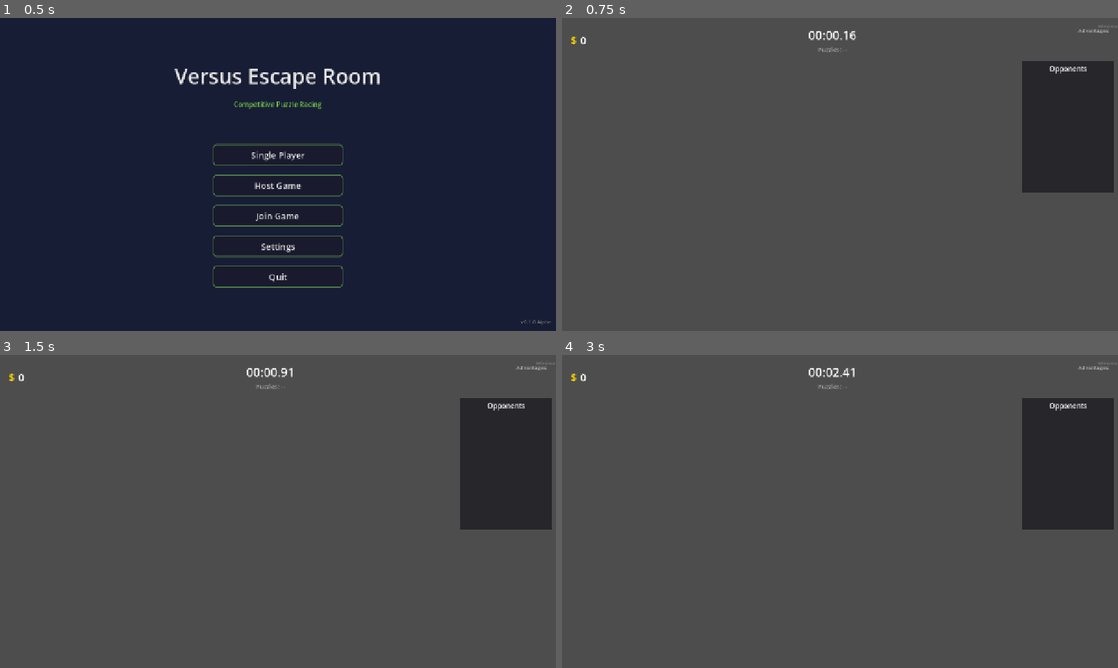
Above: before the commit, frames 1-4 (two rows, left to right).
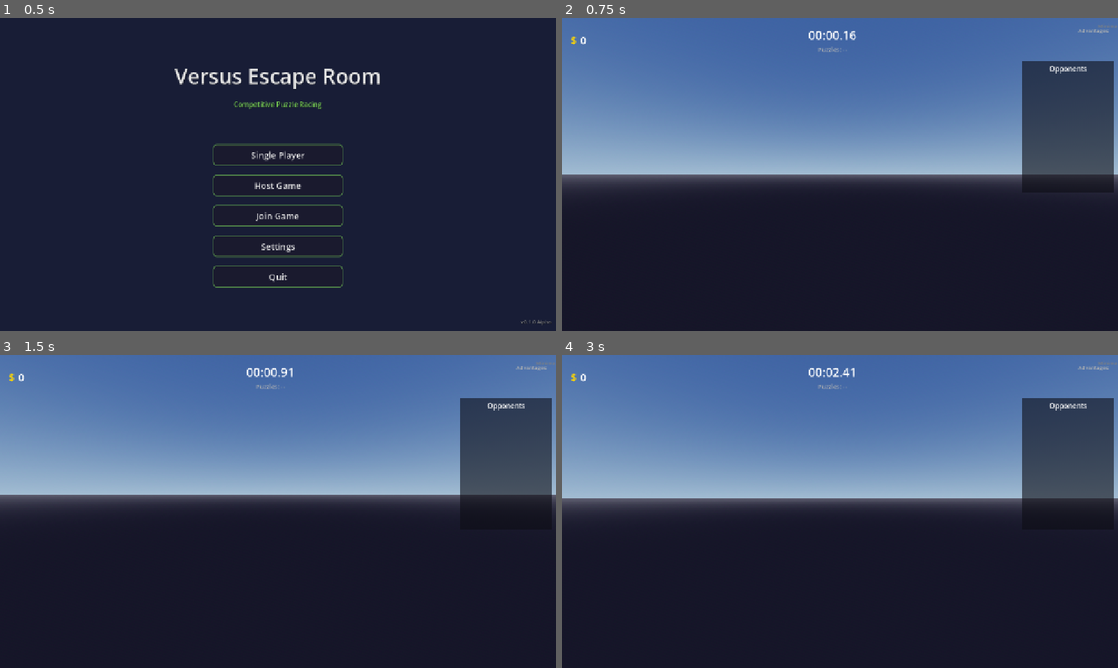
Above: after the commit, the same moments.

Repository: giykim/multiplayer-versus-escape-room
Game: Godot game, scene res://src/ui/MainMenu.tscn
Two runs of this game, one before a commit and one after it. Both use one fixed random seed, a clock stepped at 60 frames per second and the inputs below.
Inputs (mouse positions are in pixels of both pictures, inside the frame that each line leads up to):
- Up to frame 1 (0.5 s): no input
- Up to frame 2 (0.75 s): click "Single Player" at 0.5 s
- Up to frame 3 (1.5 s): move the mouse to (305, 511) at 1.27 s; press the mouse at (305, 511) at 1.28 s; hold W (move_up) from 1.28 s (still down)
- Up to frame 4 (3 s): keep holding W (move_up); tap Space (jump) at 1.52, 2.27 s; move the mouse to (812, 511) at 2.02 s; release the mouse at (812, 511) at 2.03 s; tap E (interact) at 2.1 s; tap Enter at 2.75 s; move the mouse to (851, 505) at 2.77 s; hold Shift (sprint) from 2.78 s (still down)

Frame 1 is identical in both runs. In frame 2, 97% of the frame differs, in the area x 0-100%, y 0-100%; in frame 3, 97%; in frame 4, 97%.

Commit message:
Fix gray screen - add missing spawn position and environment
Root cause: Player was spawning at (0,0,0) inside the floor because
Dungeon3D was missing get_player_spawn_position() method.

Fixes:
- Dungeon3D.gd: Added get_player_spawn_position() that delegates to current room
- Game3D.tscn: Added Environment with sky, ambient light, SSAO, glow
- ArenaRoom3D.tscn: Created missing arena room scene (was referenced but didn't exist)

The player now spawns at the correct position in the room (at PlayerSpawn marker).

Co-Authored-By: Claude Opus 4.5 <noreply@anthropic.com>

Diff:
--- a/src/Game3D.tscn
+++ b/src/Game3D.tscn
@@ -1,12 +1,33 @@
-[gd_scene load_steps=3 format=3 uid="uid://game3d_main"]
+[gd_scene load_steps=5 format=3 uid="uid://game3d_main"]
 
 [ext_resource type="Script" path="res://src/Game3D.gd" id="1_game3d"]
 [ext_resource type="Script" path="res://src/dungeon3d/Dungeon3D.gd" id="2_dungeon3d"]
+
+[sub_resource type="ProceduralSkyMaterial" id="ProceduralSkyMaterial_1"]
+sky_top_color = Color(0.2, 0.3, 0.5, 1)
+sky_horizon_color = Color(0.5, 0.6, 0.7, 1)
+ground_bottom_color = Color(0.1, 0.1, 0.15, 1)
+ground_horizon_color = Color(0.3, 0.3, 0.35, 1)
+
+[sub_resource type="Sky" id="Sky_1"]
+sky_material = SubResource("ProceduralSkyMaterial_1")
+
+[sub_resource type="Environment" id="Environment_1"]
+background_mode = 2
+sky = SubResource("Sky_1")
+ambient_light_source = 2
+ambient_light_color = Color(0.4, 0.45, 0.5, 1)
+ambient_light_energy = 0.5
+tonemap_mode = 2
+ssao_enabled = true
+glow_enabled = true
+glow_intensity = 0.5
 
 [node name="Game3D" type="Node3D"]
 script = ExtResource("1_game3d")
 
 [node name="WorldEnvironment" type="WorldEnvironment" parent="."]
+environment = SubResource("Environment_1")
 
 [node name="DirectionalLight3D" type="DirectionalLight3D" parent="."]
 transform = Transform3D(0.866, -0.433, 0.25, 0, 0.5, 0.866, -0.5, -0.75, 0.433, 0, 10, 0)
--- /dev/null
+++ b/src/dungeon3d/ArenaRoom3D.tscn
@@ -0,0 +1,108 @@
+[gd_scene load_steps=6 format=3 uid="uid://c3d_arena_room"]
+
+[ext_resource type="Script" path="res://src/dungeon3d/Room3D.gd" id="1_room3d"]
+
+[sub_resource type="StandardMaterial3D" id="StandardMaterial3D_wall"]
+albedo_color = Color(0.3, 0.15, 0.15, 1)
+
+[sub_resource type="StandardMaterial3D" id="StandardMaterial3D_floor"]
+albedo_color = Color(0.2, 0.1, 0.1, 1)
+
+[sub_resource type="StandardMaterial3D" id="StandardMaterial3D_door_red"]
+albedo_color = Color(0.8, 0, 0, 1)
+emission_enabled = true
+emission = Color(0.8, 0, 0, 1)
+emission_energy_multiplier = 0.5
+
+[sub_resource type="BoxShape3D" id="BoxShape3D_door"]
+size = Vector3(0.5, 2.5, 1.5)
+
+[node name="ArenaRoom3D" type="Node3D"]
+script = ExtResource("1_room3d")
+room_type = 4
+
+# === FLOOR - Larger arena ===
+[node name="Floor" type="CSGBox3D" parent="."]
+transform = Transform3D(1, 0, 0, 0, 1, 0, 0, 0, 1, 0, -0.15, 0)
+use_collision = true
+collision_layer = 2
+size = Vector3(20, 0.3, 20)
+material = SubResource("StandardMaterial3D_floor")
+
+# === CEILING ===
+[node name="Ceiling" type="CSGBox3D" parent="."]
+transform = Transform3D(1, 0, 0, 0, 1, 0, 0, 0, 1, 0, 6.15, 0)
+use_collision = true
+collision_layer = 2
+size = Vector3(20, 0.3, 20)
+material = SubResource("StandardMaterial3D_wall")
+
+# === WALLS ===
+[node name="BackWall" type="CSGBox3D" parent="."]
+transform = Transform3D(1, 0, 0, 0, 1, 0, 0, 0, 1, 0, 3, -10.15)
+use_collision = true
+collision_layer = 2
+size = Vector3(20, 6, 0.3)
+material = SubResource("StandardMaterial3D_wall")
+
+[node name="FrontWall" type="CSGBox3D" parent="."]
+transform = Transform3D(1, 0, 0, 0, 1, 0, 0, 0, 1, 0, 3, 10.15)
+use_collision = true
+collision_layer = 2
+size = Vector3(20, 6, 0.3)
+material = SubResource("StandardMaterial3D_wall")
+
+[node name="LeftWall" type="CSGBox3D" parent="."]
+transform = Transform3D(1, 0, 0, 0, 1, 0, 0, 0, 1, -10.15, 3, 0)
+use_collision = true
+collision_layer = 2
+size = Vector3(0.3, 6, 20)
+material = SubResource("StandardMaterial3D_wall")
+
+[node name="RightWall" type="CSGBox3D" parent="."]
+transform = Transform3D(1, 0, 0, 0, 1, 0, 0, 0, 1, 10.15, 3, 0)
+use_collision = true
+collision_layer = 2
+size = Vector3(0.3, 6, 20)
+material = SubResource("StandardMaterial3D_wall")
+
+# === ARENA LIGHTING ===
+[node name="ArenaLight1" type="OmniLight3D" parent="."]
+transform = Transform3D(1, 0, 0, 0, 1, 0, 0, 0, 1, -5, 5, -5)
+light_color = Color(1, 0.8, 0.8, 1)
+light_energy = 2.0
+omni_range = 15
+
+[node name="ArenaLight2" type="OmniLight3D" parent="."]
+transform = Transform3D(1, 0, 0, 0, 1, 0, 0, 0, 1, 5, 5, 5)
+light_color = Color(1, 0.8, 0.8, 1)
+light_energy = 2.0
+omni_range = 15
+
+[node name="ArenaLight3" type="OmniLight3D" parent="."]
+transform = Transform3D(1, 0, 0, 0, 1, 0, 0, 0, 1, 5, 5, -5)
+light_color = Color(1, 0.8, 0.8, 1)
+light_energy = 2.0
+omni_range = 15
+
+[node name="ArenaLight4" type="OmniLight3D" parent="."]
+transform = Transform3D(1, 0, 0, 0, 1, 0, 0, 0, 1, -5, 5, 5)
+light_color = Color(1, 0.8, 0.8, 1)
+light_energy = 2.0
+omni_range = 15
+
+# === SPAWN POINTS (4 corners for 4 players) ===
+[node name="PlayerSpawn" type="Marker3D" parent="."]
+transform = Transform3D(1, 0, 0, 0, 1, 0, 0, 0, 1, -7, 0.5, -7)
+
+[node name="PlayerSpawn2" type="Marker3D" parent="."]
+transform = Transform3D(1, 0, 0, 0, 1, 0, 0, 0, 1, 7, 0.5, -7)
+
+[node name="PlayerSpawn3" type="Marker3D" parent="."]
+transform = Transform3D(1, 0, 0, 0, 1, 0, 0, 0, 1, -7, 0.5, 7)
+
+[node name="PlayerSpawn4" type="Marker3D" parent="."]
+transform = Transform3D(1, 0, 0, 0, 1, 0, 0, 0, 1, 7, 0.5, 7)
+
+[node name="PuzzleSpawn" type="Marker3D" parent="."]
+transform = Transform3D(1, 0, 0, 0, 1, 0, 0, 0, 1, 0, 0.5, 0)
--- a/src/dungeon3d/Dungeon3D.gd
+++ b/src/dungeon3d/Dungeon3D.gd
@@ -94,6 +94,15 @@
 	return loaded_rooms.get(current_room_index)
 
 
+## Get spawn position from the current room
+func get_player_spawn_position() -> Vector3:
+	var room = get_current_room()
+	if room and room.has_method("get_player_spawn_position"):
+		return room.get_player_spawn_position()
+	# Fallback: spawn in first room at reasonable height
+	return Vector3(0, 1.0, 0)
+
+
 ## Get a specific room (loads if necessary)
 func get_room(index: int) -> Room3D:
 	if not layout:
